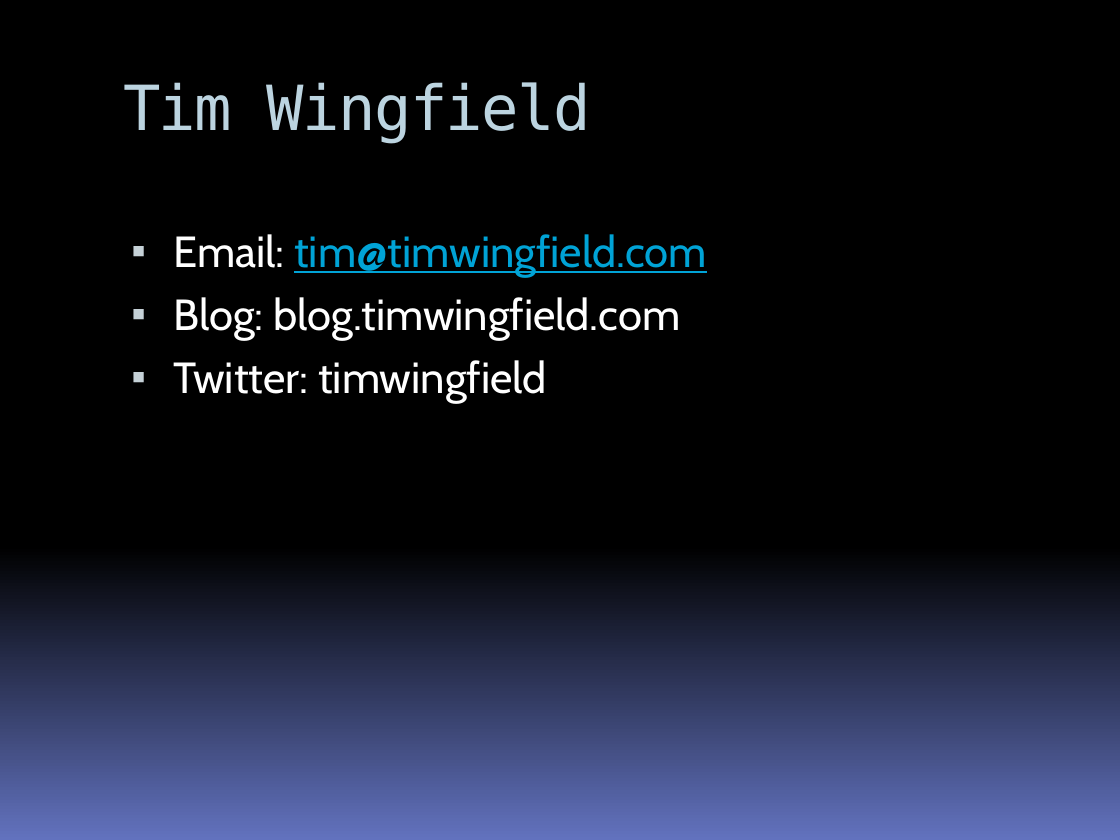
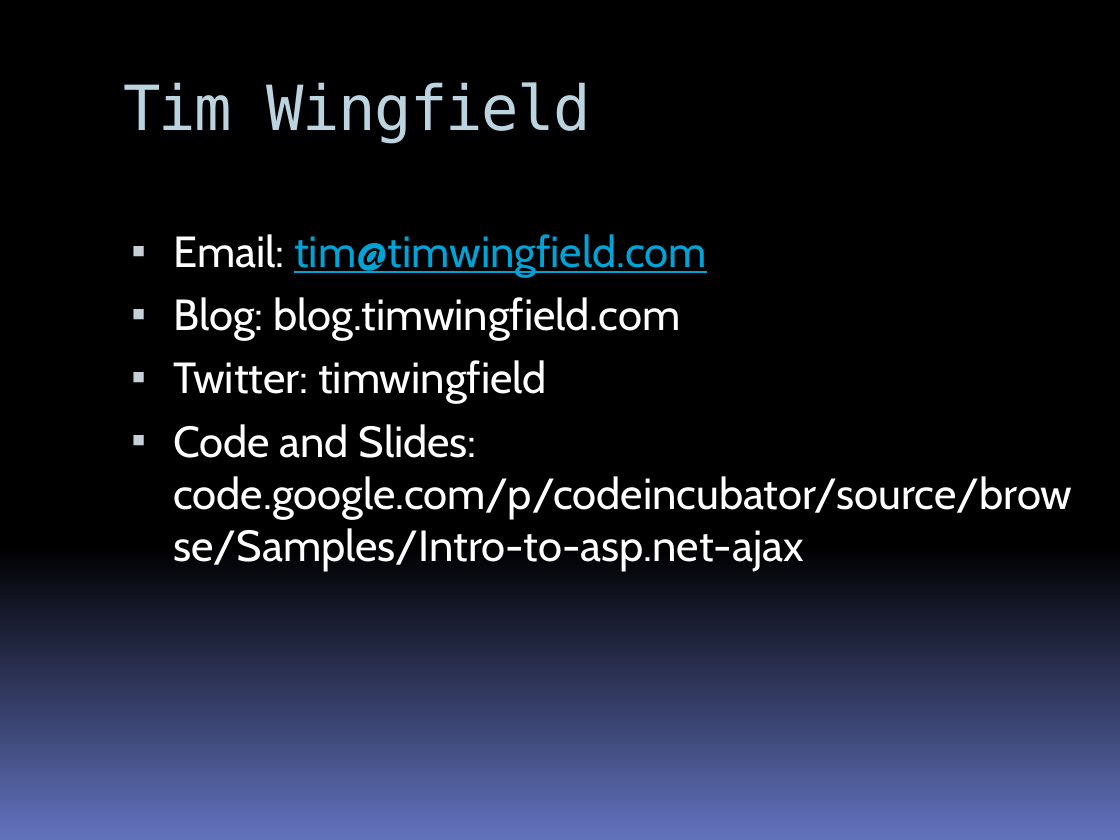
Before and after one commit to stevenharman/codeincubator, a slide deck: slide 19 of Samples/Intro-to-asp.net-ajax/Intro ASP.Net AJAX - Slide Deck.pptx (slide 20 before the commit). Drawn at 1120x840 pixels with LibreOffice and Linux fonts; fonts in the diff are those of the drawing. Boxes give left, top, right and bottom in pixels: in the first picture for what was removed or moved away, otherwise in the second. Text is boxed around its words. In the diff, an @@ line names an element or a change of style, - is before the commit and + after.

Commit message:
small edits to slide deck

```diff
--- a/Samples/Intro-to-asp.net-ajax/Intro ASP.Net AJAX - Slide Deck.pptx
+++ b/Samples/Intro-to-asp.net-ajax/Intro ASP.Net AJAX - Slide Deck.pptx
@@ text at (x1=173, y1=424, x2=1072, y2=572): paragraph added @@
+▪ Code and Slides: code.google.com/p/codeincubator/source/browse/Samples/Intro-to-asp.net-ajax
```
Also in this commit, not shown: 1 slide removed.
